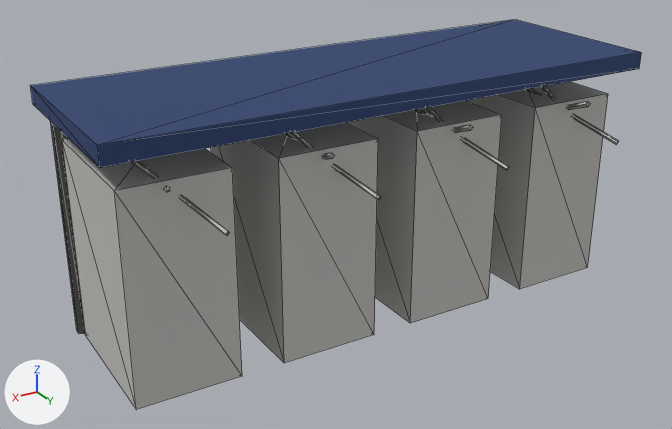
What one commit did to the glTF model assets/facilities/turnstile_bank_quad.glb.
Camera for both pictures: a 50 mm camera at (4.04, 6.31, 4.09) aimed at (0.22, -0.04, 0.91). Lighting does not change. The marker at lower left points along +X, +Y and +Z. The picture after the commit comes second. Mesh edges are drawn as thin lines. Vertices at exactly the same position are counted once.

Before the edit, the objects in view are built like this:
```python
me_sm_facilities_turnstile_bank_quad = bpy.data.meshes.new('SM_facilities_turnstile_bank_quad')
me_sm_facilities_turnstile_bank_quad.from_pydata(...)  # 224 vertices, 356 faces; spans x -2.45..2.45, y -0.92..0.92, z 0.0..2.16
me_sm_facilities_turnstile_bank_quad.materials.append(mat_mat_palette)  # picture img_palette
ob_sm_facilities_turnstile_bank_quad = bpy.data.objects.new('SM_facilities_turnstile_bank_quad', me_sm_facilities_turnstile_bank_quad)
ob_sm_facilities_turnstile_bank_quad.location = (0.0, 0.0, 0.0)
```
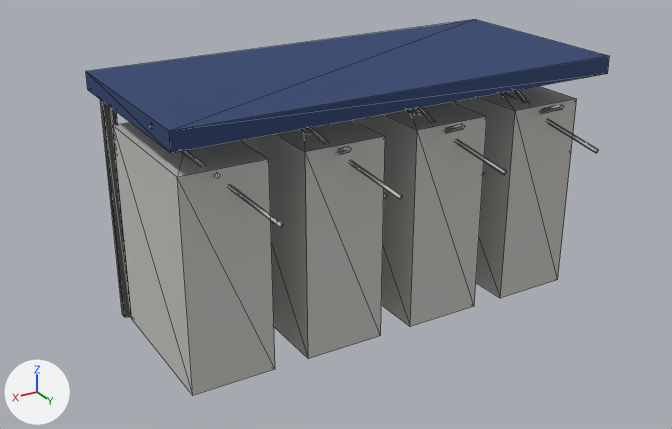
What differs and where, as boxes (x1, y1, x2, y2) in the pictures (672 x 429 px; the box of a moved part takes in the faces that stretch with it):
'SM_facilities_turnstile_bank_quad', reshaped (14% narrower): before (30, 20, 641, 409); after (86, 20, 610, 395)
part 1 of me_sm_facilities_turnstile_bank_quad, moved or reshaped: before (467, 82, 608, 289); after (452, 86, 577, 298)
part 2 of me_sm_facilities_turnstile_bank_quad, moved or reshaped (mostly hidden): before (541, 86, 556, 100); after (514, 90, 529, 104)
part 3 of me_sm_facilities_turnstile_bank_quad, moved or reshaped: before (566, 102, 590, 110); after (539, 104, 564, 114)
part 4 of me_sm_facilities_turnstile_bank_quad, moved or reshaped: before (526, 89, 619, 145); after (499, 92, 598, 153)
part 5 of me_sm_facilities_turnstile_bank_quad, moved or reshaped: before (347, 101, 502, 323); after (353, 102, 487, 326)
part 6 of me_sm_facilities_turnstile_bank_quad, moved or reshaped: before (426, 107, 443, 122); after (417, 108, 485, 175)
part 7 of me_sm_facilities_turnstile_bank_quad, moved or reshaped: before (453, 125, 473, 133); after (445, 124, 465, 133)
part 8 of me_sm_facilities_turnstile_bank_quad, moved or reshaped: before (414, 109, 509, 170); after (406, 109, 506, 175)
part 9 of me_sm_facilities_turnstile_bank_quad, moved or reshaped: before (211, 123, 378, 363); after (241, 120, 385, 359)
part 10 of me_sm_facilities_turnstile_bank_quad, moved or reshaped: before (291, 132, 312, 147); after (307, 128, 387, 199)
part 11 of me_sm_facilities_turnstile_bank_quad, moved or reshaped: before (322, 153, 335, 160); after (337, 147, 351, 155)
part 12 of me_sm_facilities_turnstile_bank_quad, moved or reshaped: before (286, 133, 381, 200); after (301, 129, 403, 200)
part 13 of me_sm_facilities_turnstile_bank_quad, moved or reshaped: before (62, 138, 242, 409); after (113, 122, 275, 395)
part 14 of me_sm_facilities_turnstile_bank_quad, moved or reshaped: before (131, 161, 157, 177); after (149, 125, 276, 225)
part 15 of me_sm_facilities_turnstile_bank_quad, moved or reshaped: before (164, 185, 172, 192); after (214, 173, 220, 179)
part 16 of me_sm_facilities_turnstile_bank_quad, moved or reshaped: before (137, 161, 230, 235); after (181, 152, 283, 228)
part 17 of me_sm_facilities_turnstile_bank_quad, moved or reshaped: before (30, 20, 641, 168); after (86, 20, 610, 153)
part 18 of me_sm_facilities_turnstile_bank_quad, moved or reshaped: before (50, 121, 85, 334); after (100, 100, 131, 317)

The change, as a diff of the scene's bpy script:
```diff
--- a/assets/facilities/turnstile_bank_quad.glb.py
+++ b/assets/facilities/turnstile_bank_quad.glb.py
@@ me_sm_facilities_turnstile_bank_quad @@
-me_sm_facilities_turnstile_bank_quad.from_pydata(...)  # 224 vertices, 356 faces; spans x -2.45..2.45, y -0.92..0.92, z 0.0..2.16
+me_sm_facilities_turnstile_bank_quad.from_pydata(...)  # 224 vertices, 356 faces; spans x -2.0..2.0, y -1.0..1.0, z 0.0..2.2
+# me_sm_facilities_turnstile_bank_quad part 1: the loose piece of 8 vertices spanning x -2.31..-1.44, y -0.73..0.53, z 0.0..1.76 is scaled about the mesh origin by (0.812, 1.08, 1.02)
+# me_sm_facilities_turnstile_bank_quad part 2: the loose piece of 8 vertices spanning x -2.3..-1.45, y 0.39..0.42, z 1.23..2.07 is scaled about its middle by (1.13, 0.975, 1.13), then moved by (0.35, 0.03, 0.03)
+# me_sm_facilities_turnstile_bank_quad part 3: the loose piece of 8 vertices spanning x -2.1..-1.65, y -0.11..0.92, z 1.42..1.88 is scaled about its middle by (1.13, 1.08, 1.13), then moved by (0.35, 0.03, 0.03)
+# me_sm_facilities_turnstile_bank_quad part 4: the loose piece of 8 vertices spanning x -2.1..-1.65, y -0.11..0.92, z 1.42..1.88 is scaled about its middle by (1.13, 1.08, 1.13), then moved by (0.35, 0.03, 0.03)
+# me_sm_facilities_turnstile_bank_quad part 5: the loose piece of 8 vertices spanning x -1.06..-0.19, y -0.73..0.53, z 0.0..1.76 is scaled about the mesh origin by (0.812, 1.08, 1.02)
+# me_sm_facilities_turnstile_bank_quad part 6: the loose piece of 8 vertices spanning x -1.05..-0.2, y 0.39..0.42, z 1.23..2.07 is scaled about its middle by (1.13, 0.975, 1.13), then moved by (0.12, 0.03, 0.03)
+# me_sm_facilities_turnstile_bank_quad part 7: the loose piece of 8 vertices spanning x -0.85..-0.4, y -0.11..0.92, z 1.42..1.88 is scaled about its middle by (1.13, 1.08, 1.13), then moved by (0.12, 0.03, 0.03)
+# me_sm_facilities_turnstile_bank_quad part 8: the loose piece of 8 vertices spanning x -0.85..-0.4, y -0.11..0.92, z 1.42..1.88 is scaled about its middle by (1.13, 1.08, 1.13), then moved by (0.12, 0.03, 0.03)
+# me_sm_facilities_turnstile_bank_quad part 9: the loose piece of 8 vertices spanning x 0.19..1.06, y -0.73..0.53, z 0.0..1.76 is scaled about the mesh origin by (0.812, 1.08, 1.02)
+# me_sm_facilities_turnstile_bank_quad part 10: the loose piece of 8 vertices spanning x 0.2..1.05, y 0.39..0.42, z 1.23..2.07 is scaled about its middle by (1.13, 0.975, 1.13), then moved by (-0.12, 0.03, 0.03)
+# me_sm_facilities_turnstile_bank_quad part 11: the loose piece of 8 vertices spanning x 0.4..0.85, y -0.11..0.92, z 1.42..1.88 is scaled about its middle by (1.13, 1.08, 1.13), then moved by (-0.12, 0.03, 0.03)
+# me_sm_facilities_turnstile_bank_quad part 12: the loose piece of 8 vertices spanning x 0.4..0.85, y -0.11..0.92, z 1.42..1.88 is scaled about its middle by (1.13, 1.08, 1.13), then moved by (-0.12, 0.03, 0.03)
+# me_sm_facilities_turnstile_bank_quad part 13: the loose piece of 8 vertices spanning x 1.44..2.31, y -0.73..0.53, z 0.0..1.76 is scaled about the mesh origin by (0.812, 1.08, 1.02)
+# me_sm_facilities_turnstile_bank_quad part 14: the loose piece of 8 vertices spanning x 1.45..2.3, y 0.39..0.42, z 1.23..2.07 is scaled about its middle by (1.13, 0.975, 1.13), then moved by (-0.35, 0.03, 0.03)
+# me_sm_facilities_turnstile_bank_quad part 15: the loose piece of 8 vertices spanning x 1.65..2.1, y -0.11..0.92, z 1.42..1.88 is scaled about its middle by (1.13, 1.08, 1.13), then moved by (-0.35, 0.03, 0.03)
+# me_sm_facilities_turnstile_bank_quad part 16: the loose piece of 8 vertices spanning x 1.65..2.1, y -0.11..0.92, z 1.42..1.88 is scaled about its middle by (1.13, 1.08, 1.13), then moved by (-0.35, 0.03, 0.03)
+# me_sm_facilities_turnstile_bank_quad part 17: the loose piece of 8 vertices spanning x -2.45..2.45, y -0.92..0.73, z 2.01..2.16 is scaled about the mesh origin by (0.812, 1.08, 1.02)
+# me_sm_facilities_turnstile_bank_quad part 18: the loose piece of 12 vertices spanning x 2.25..2.35, y -0.88..-0.76, z 0.0..2.02 is scaled about its middle by (1.02, 0.975, 1.02), then moved by (-0.43, -0.07, 0.02)
+# other edits to the shape of me_sm_facilities_turnstile_bank_quad do not show in these pictures
 me_sm_facilities_turnstile_bank_quad.materials.append(mat_mat_palette)
```
